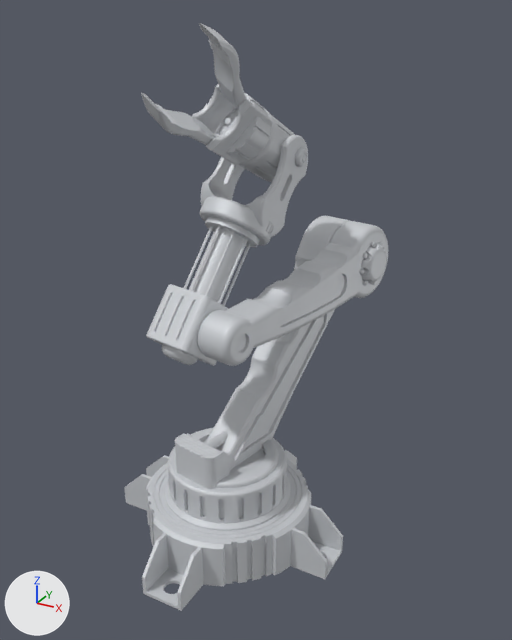
Renders of the glTF model public/models/robotic-arm-assembly.glb from each side of a commit.
Both versions are drawn from a 50 mm lens placed at (0.184, -0.299, 0.292), pointed at (0.006, 0.023, 0.131). Every picture has the same lights, and +X, +Y and +Z are marked at lower left. The older version comes first. Where no turn or scale is listed for an object, it has been applied to the vertices.

The first picture shows 'Base-1', 'Gripper Actuator-1', 'Lower Arm Link-1', 'Rotary Yoke Joint-1', 'Shoulder Drive Unit-1', 'Upper Arm Link-1', 'Wrist Modul-1', 'grip-1', 'grip-2'.
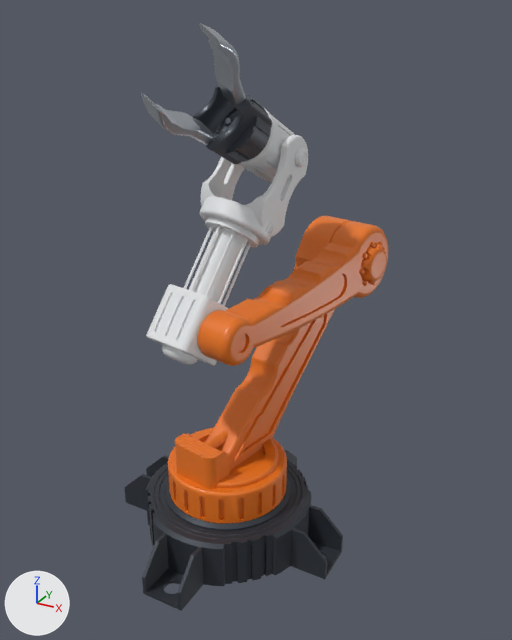
Boxes [x1, y1, x2, y2] around the edits, measured in the pictures (512 x 640 px):
'Lower Arm Link-1', recoloured, surface changed (light grey to orange): [168, 216, 350, 523] in both
'Base-1', recoloured, surface changed (light grey to dark grey): [124, 450, 343, 611] in both
'Upper Arm Link-1', recoloured, surface changed (light grey to orange): [198, 221, 388, 366] in both
'Shoulder Drive Unit-1', recoloured (light grey to white): [146, 217, 259, 365] in both
'Rotary Yoke Joint-1', recoloured, surface changed (light grey to white): [200, 135, 308, 245] in both
'Gripper Actuator-1', recoloured (light grey to dark grey): [192, 84, 272, 164] in both
'grip-1', recoloured, surface changed (darker): [199, 23, 246, 110] in both
'grip-2', recoloured, surface changed (darker): [141, 92, 217, 145] in both
'Wrist Modul-1', recoloured, surface changed (light grey to white): [238, 107, 295, 182] in both

Edits to the bpy script that builds the scene:
```text
Change mat_grip:
    mat_grip.base_color: (0.62, 0.64, 0.67) -> (0.485, 0.527, 0.578)  # light grey #ced1d6 -> light grey #b9c0c8
    mat_grip.metallic: 0.15 -> 0.85
Change mat_base:
    mat_base.base_color: (0.62, 0.64, 0.67) -> (0.0467, 0.0545, 0.0685)  # light grey #ced1d6 -> dark grey #3d424a
    mat_base.metallic: 0.15 -> 0.5
Change mat_gripper_actuator:
    mat_gripper_actuator.base_color: (0.62, 0.64, 0.67) -> (0.0685, 0.0802, 0.0976)  # light grey #ced1d6 -> dark grey #4a5058
Change mat_lower_arm_link:
    mat_lower_arm_link.base_color: (0.62, 0.64, 0.67) -> (0.807, 0.175, 0.0116)  # light grey #ced1d6 -> orange #e8741c
    mat_lower_arm_link.roughness: 0.5 -> 0.38
Change mat_upper_arm_link:
    mat_upper_arm_link.base_color: (0.62, 0.64, 0.67) -> (0.807, 0.175, 0.0116)  # light grey #ced1d6 -> orange #e8741c
    mat_upper_arm_link.roughness: 0.5 -> 0.38
Change mat_shoulder_drive_unit:
    mat_shoulder_drive_unit.base_color: (0.62, 0.64, 0.67) -> (0.776, 0.791, 0.807)  # light grey #ced1d6 -> white #e4e6e8
Change mat_wrist_modul:
    mat_wrist_modul.metallic: 0.15 -> 0.0
    mat_wrist_modul.base_color: (0.62, 0.64, 0.67) -> (0.776, 0.791, 0.807)  # light grey #ced1d6 -> white #e4e6e8
    mat_wrist_modul.roughness: 0.5 -> 0.42
Change mat_rotary_yoke_joint:
    mat_rotary_yoke_joint.metallic: 0.15 -> 0.0
    mat_rotary_yoke_joint.base_color: (0.62, 0.64, 0.67) -> (0.776, 0.791, 0.807)  # light grey #ced1d6 -> white #e4e6e8
    mat_rotary_yoke_joint.roughness: 0.5 -> 0.42
```
